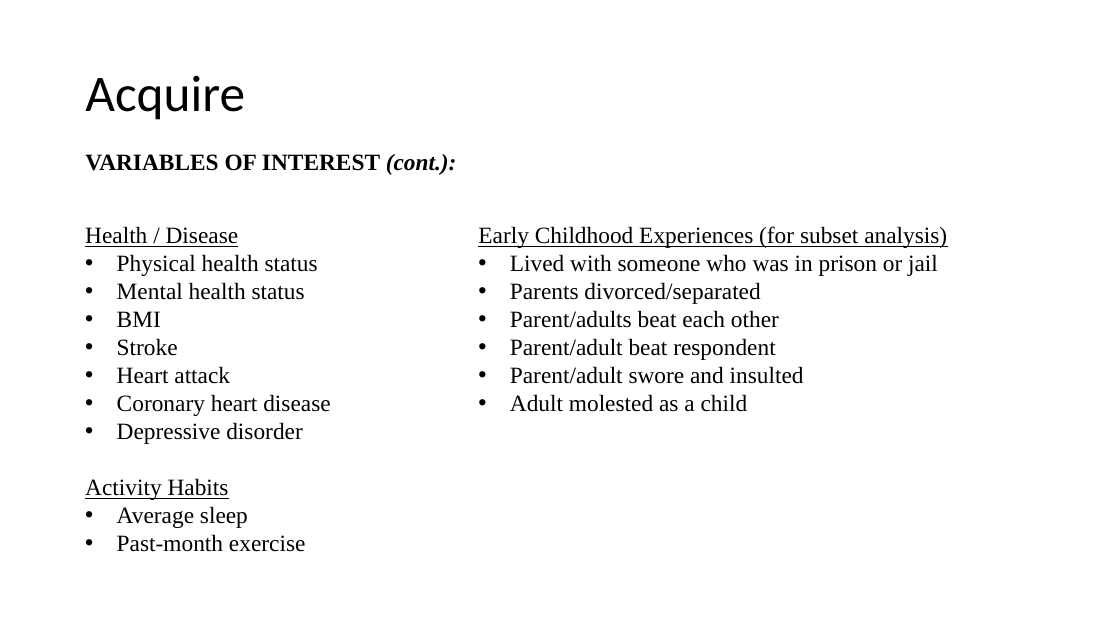
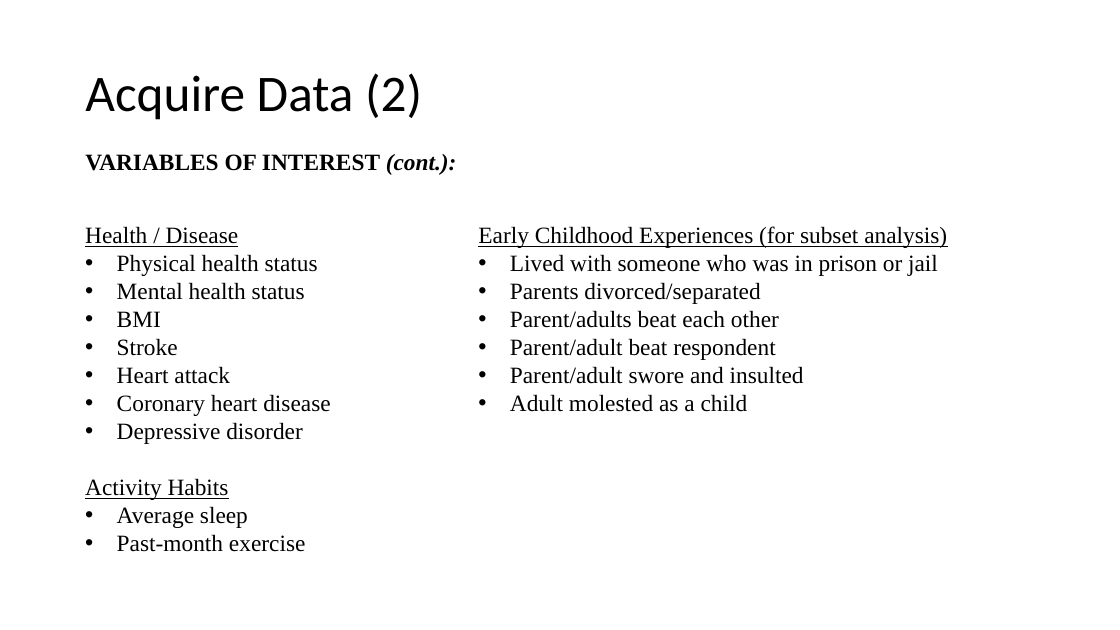
Before and after one commit to jfisher43/ana500, a slide deck: slide 5 of FisherJ_ANA500_Micro-Project_template.pptx. Drawn at 1120x630 pixels with LibreOffice and Linux fonts; fonts in the diff are those of the drawing. Boxes give left, top, right and bottom in pixels: in the first picture for what was removed or moved away, otherwise in the second. Text is boxed around its words. In the diff, an @@ line names an element or a change of style, - is before the commit and + after.

```diff
--- a/FisherJ_ANA500_Micro-Project_template.pptx
+++ b/FisherJ_ANA500_Micro-Project_template.pptx
@@ title at <box>85,73,422,120</box>: text changed @@
-Acquire
+Acquire Data (2)
```
Also in this commit, not shown: 11 other slides changed, 7 slides added, 1 slide removed, 3 other files.
